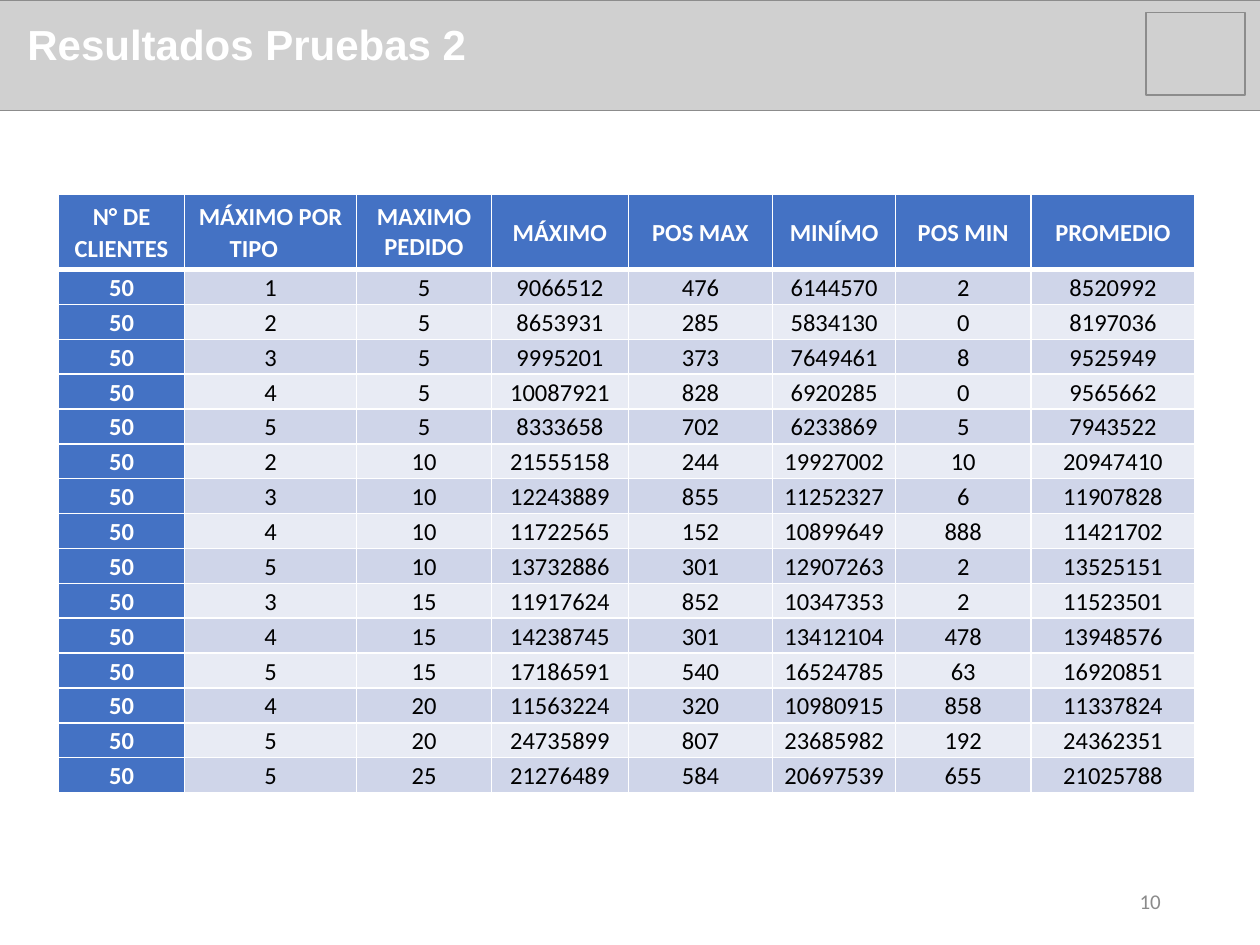
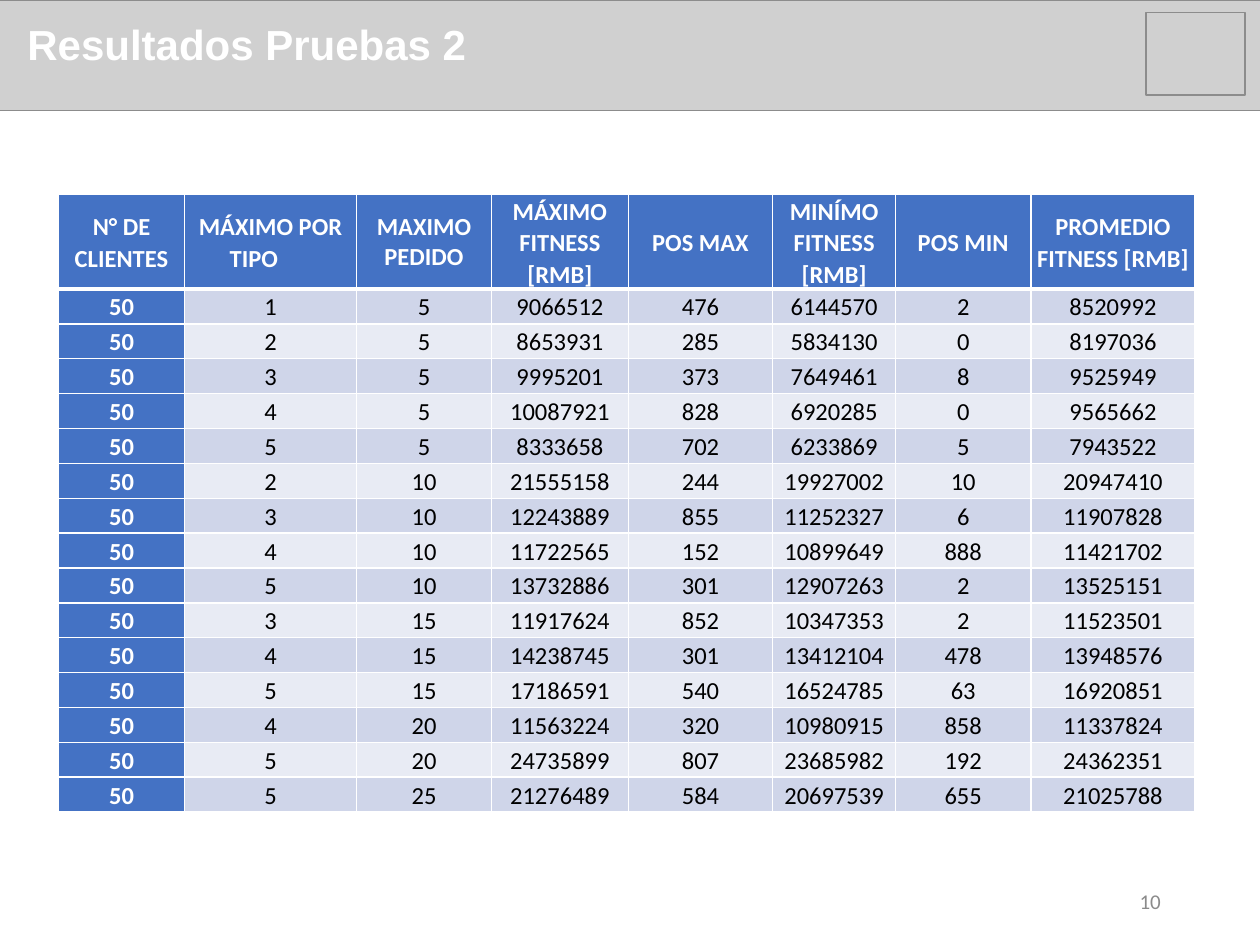
Before and after one commit to Moyaxon/tesis_entrega, a slide deck: slide 10 of Defensa de Tesis.pptx. Drawn at 1260x945 pixels with LibreOffice and Linux fonts; fonts in the diff are those of the drawing; grey boxes stand for pictures. Boxes give left, top, right and bottom in pixels: in the first picture for what was removed or moved away, otherwise in the second. Text is boxed around its words. In the diff, an @@ line names an element or a change of style, - is before the commit and + after.

```diff
--- a/Defensa de Tesis.pptx
+++ b/Defensa de Tesis.pptx
@@ table at box(58, 194, 1194, 810) @@
-row 1: N° DE CLIENTES | MÁXIMO POR TIPO | MAXIMO PEDIDO | MÁXIMO | POS MAX | MINÍMO | POS MIN | PROMEDIO
+row 1: N° DE CLIENTES | MÁXIMO POR TIPO | MAXIMO PEDIDO | MÁXIMO FITNESS [RMB] | POS MAX | MINÍMO FITNESS [RMB] | POS MIN | PROMEDIO FITNESS [RMB]
```
Also in this commit, not shown: 8 other slides changed, 1 slide added, 4 other files.
